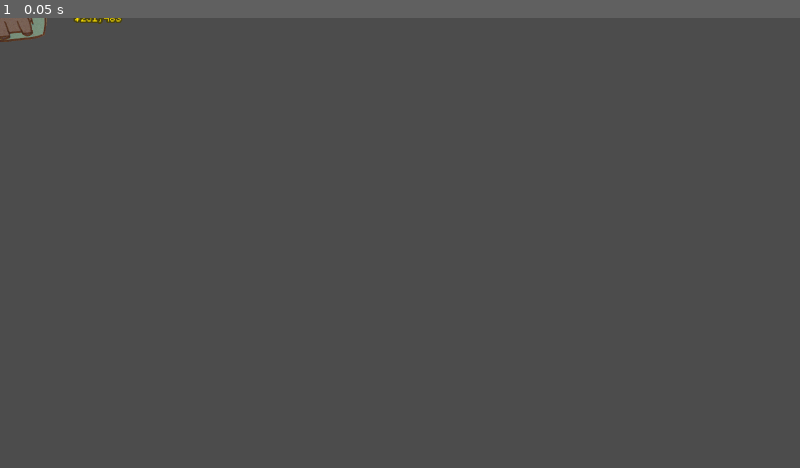
Above: before the commit, frame 1.
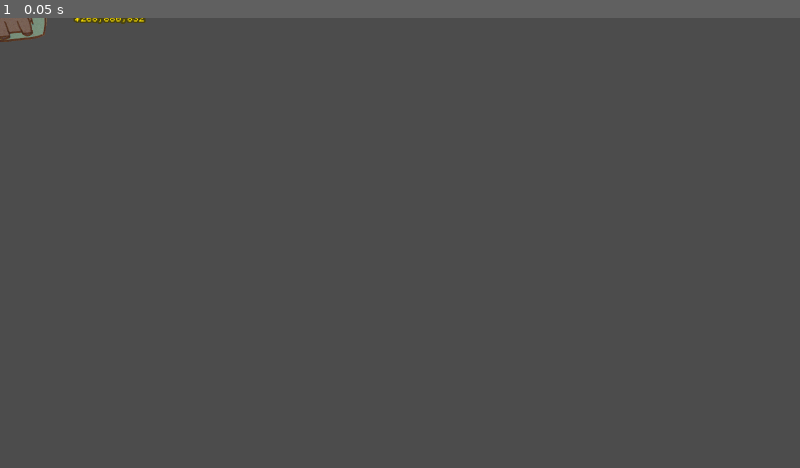
Above: after the commit, the same moment.

Repository: astanin/moonshot-express
Game: Godot game, scene res://scenes/Thing.tscn
Two runs of this game, one before a commit and one after it. Both use one fixed random seed, a clock stepped at 60 frames per second and the inputs below. This scene is started directly instead of the project's main scene.
Inputs:
- Up to frame 1 (0.05 s): no input

The runs differ from the first frame. In frame 1, less than 0.1% of the frame differs, in the area x 10-19%, y 0-2%.

Commit message:
adjust item deliverycost to better match AvgLaunchCost

Diff:
--- a/scenes/Thing.gd
+++ b/scenes/Thing.gd
@@ -4,8 +4,9 @@
 export var speed = 200
 export var active = false
 export var deliverycost = 0
-export var basecost = 200_000
+export var basecost = 220_000_000
 export var basesize = 200*200.0
+export var costexponent = 1.05
 
 
 var direction = Vector2(1, 0)
@@ -41,7 +42,7 @@
 	var extent= calc_extent(VisibleItem)
 	var size : float = extent[0]*extent[1]
 	#var p : float = VisibleItem.get_polygon().size() / 6.0
-	var targetprice = pow(size/basesize, 1.2) * basecost
+	var targetprice = pow(size/basesize, costexponent) * basecost
 	var randomprice = round(rand_range(0.9*targetprice, 1.1*targetprice))
 	return randomprice
 
